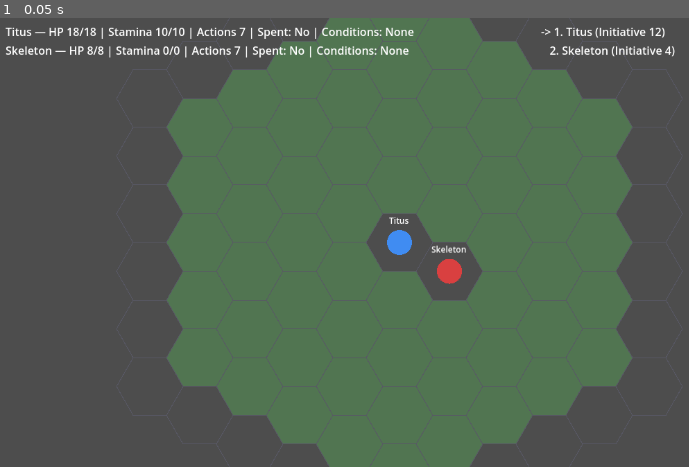
Above: before the commit, frame 1.
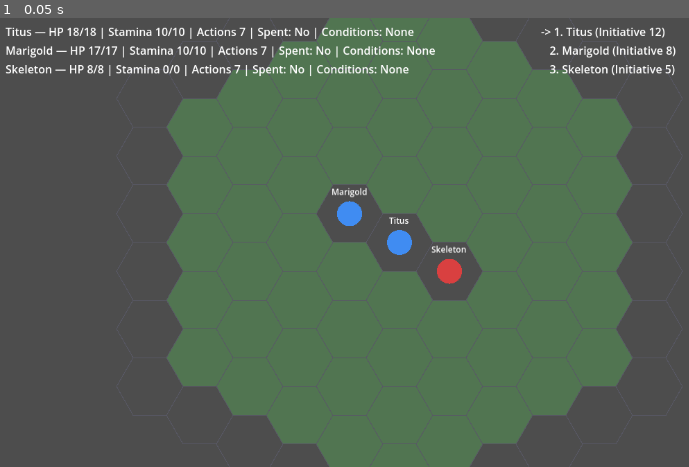
Above: after the commit, the same moment.

Repository: Pyroraptor/hykaen
Game: Godot game, scene res://MainScene.tscn
The game is run twice, just before and just after one commit, with the same random seed, the same clock (stepped at 60 frames per second) and the same inputs.
Inputs:
- Up to frame 1 (0.05 s): no input

The runs differ from the first frame. In frame 1, 2.6% of the frame differs, in the area x 0-99%, y 6-50%.

Commit message:
fix(data): commit caster data files for FEAT-002/FEAT-005
marigold.tres: add known_spell_ids = ["fire_bolt", "channel"]
prologue_encounter.tres: add Marigold to party roster at hex (-1, 0)

These changes were authored by FEAT-002 but never committed to git,
causing repeated BLOCK cycles on FEAT-005's reviewer.

Co-Authored-By: Claude Sonnet 4.6 <noreply@anthropic.com>

Diff:
--- a/data/characters/marigold.tres
+++ b/data/characters/marigold.tres
@@ -12,3 +12,4 @@
 starting_equipment = ["res://data/weapons/shortsword.tres", "res://data/armor/leather_armor.tres"]
 talent_selections = ["divine_champion_stealth"]
 primary_offensive_attribute = "dexterity"
+known_spell_ids = ["fire_bolt", "channel"]
--- a/data/encounters/prologue_encounter.tres
+++ b/data/encounters/prologue_encounter.tres
@@ -4,8 +4,8 @@
 
 [resource]
 script = ExtResource("1_encrsc")
-party_resource_paths = ["res://data/characters/titus.tres"]
+party_resource_paths = ["res://data/characters/titus.tres", "res://data/characters/marigold.tres"]
 enemy_resource_paths = ["res://data/enemies/skeleton.tres"]
-party_hex_positions = [{"q": 0, "r": 0}]
+party_hex_positions = [{"q": 0, "r": 0}, {"q": -1, "r": 0}]
 enemy_hex_positions = [{"q": 1, "r": 0}]
 seed = 42
